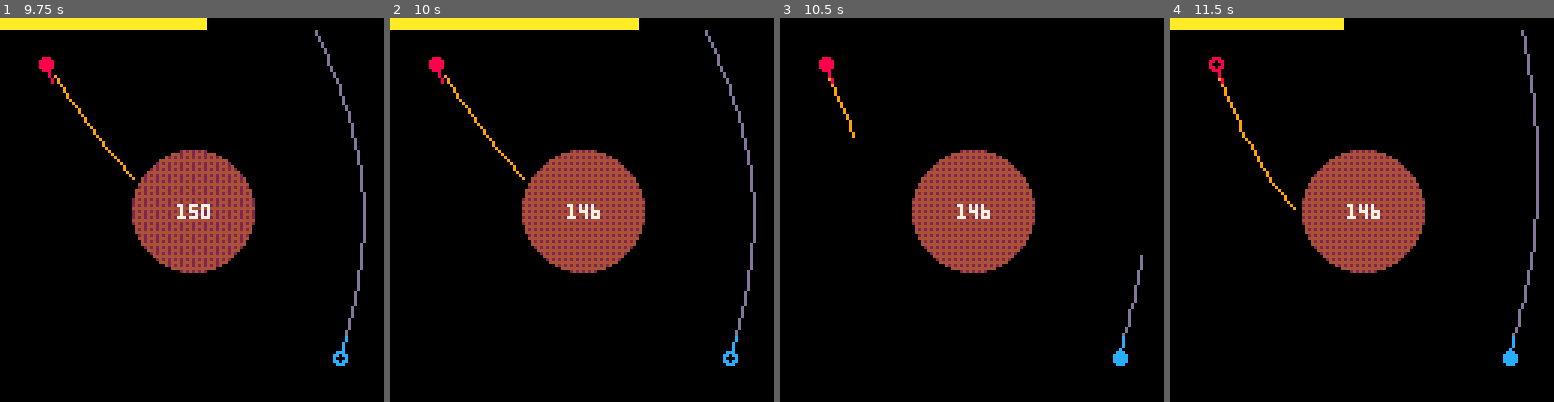
Above: before the commit, frames 1-4 (left to right).
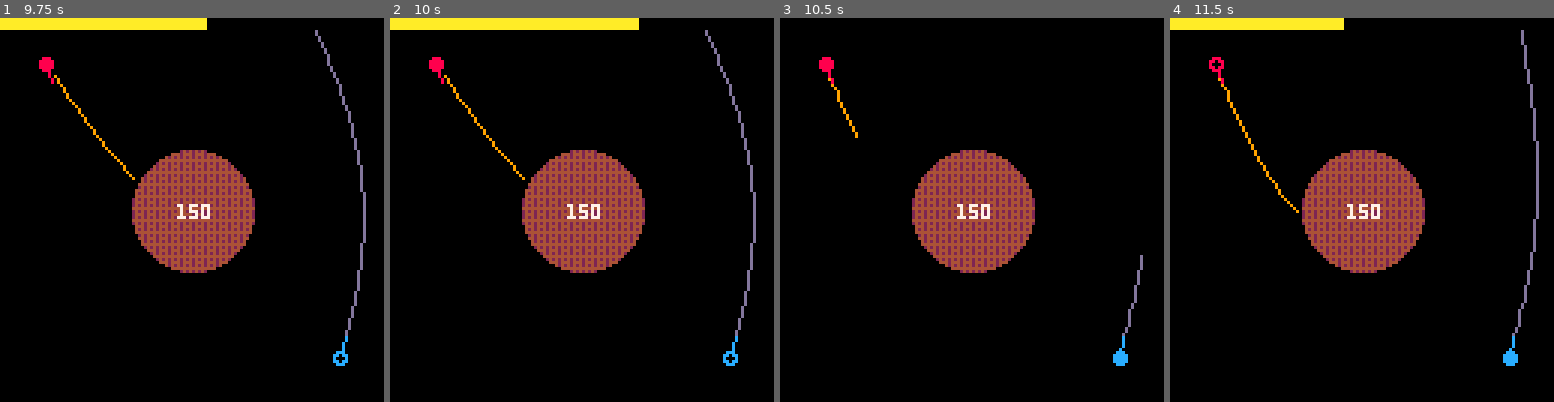
Above: after the commit, the same moments.

Repository: alxgnon/pico-8
Game: PICO-8 cartridge gravitywar.p8
The game is run twice, just before and just after one commit, with the same random seed, the same clock (stepped at 60 frames per second) and the same inputs.
Inputs:
- Up to frame 1 (9.75 s): tap X (X key) at 0.33, 1.07, 1.85, 2.97, 4.08, 5.2, 6.32, 7.43, 8.55, 9.67 s; tap O (Z key) at 0.7, 1.7, 2.1, 2.5, 2.9, 3.3, 3.7, 4.1, 4.5, 4.9, 5.3, 5.7, 6.1, 6.5, 6.9, 7.3, 7.7, 8.1, 8.5, 8.9, 9.3, 9.7 s; hold Right 1.6-2.1 s; hold P2 Left 1.6-2.1 s; hold Up 2.15-2.42 s; hold P2 Down 2.15-2.42 s; hold Right 2.47-3.03 s; hold P2 Left 2.47-3.03 s; hold Left 3.08-3.58 s; hold P2 Right 3.08-3.58 s; hold Down 3.63-3.97 s; hold P2 Up 3.63-3.97 s; hold Right 4.02-4.68 s; hold P2 Left 4.02-4.68 s; hold Up 4.73-5.03 s; hold P2 Down 4.73-5.03 s; hold Left 5.08-5.68 s; hold P2 Right 5.08-5.68 s; hold Down 5.73-6.03 s; hold P2 Up 5.73-6.03 s; hold Right 6.08-6.58 s; hold P2 Left 6.08-6.58 s; hold Right 6.63-7.13 s; hold P2 Left 6.63-7.13 s; hold Up 7.18-7.45 s; hold P2 Down 7.18-7.45 s; hold Right 7.5-8.07 s; hold P2 Left 7.5-8.07 s; hold Left 8.12-8.62 s; hold P2 Right 8.12-8.62 s; hold Down 8.67-9 s; hold P2 Up 8.67-9 s; hold Right 9.05-9.72 s; hold P2 Left 9.05-9.72 s
- Up to frame 2 (10 s): hold Up from 9.77 s (still down); hold P2 Down from 9.77 s (still down)
- Up to frame 3 (10.5 s): release Up at 10.07 s; release P2 Down at 10.07 s; tap O (Z key) at 10.1 s; hold Left from 10.12 s (still down); hold P2 Right from 10.12 s (still down)
- Up to frame 4 (11.5 s): tap O (Z key) at 10.5, 10.9, 11.3 s; release Left at 10.72 s; release P2 Right at 10.72 s; hold Down 10.77-11.07 s; hold P2 Up 10.77-11.07 s; tap X (X key) at 10.78 s; hold Right from 11.12 s (still down); hold P2 Left from 11.12 s (still down)

Frame 1 is identical in both runs. In frame 2, 0.5% of the frame differs, in the area x 34-67%, y 35-65%; in frame 3, 0.6%; in frame 4, 0.9%, in the area x 14-97%, y 4-65%.

Commit message:
gravity: prepare first release

Diff:
--- a/gravitywar.p8
+++ b/gravitywar.p8
@@ -20,9 +20,9 @@
 		sfx(7)
 	end
 
-	local mars = planets[1]
-	if (btnp(2,1)) mars.mass += 4
-	if (btnp(3,1)) mars.mass -= 4
+	--local mars = planets[1]
+	--if (btnp(2,1)) mars.mass += 4
+	--if (btnp(3,1)) mars.mass -= 4
 end
 
 function _update()
Not shown, changed: the thumbnail (__label__) section of gravitywar.p8
